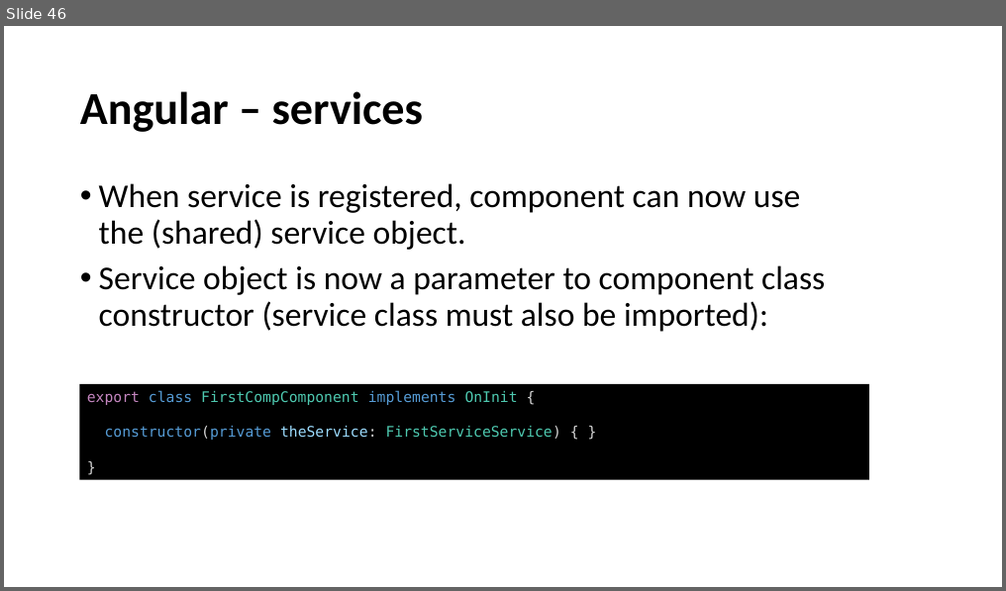
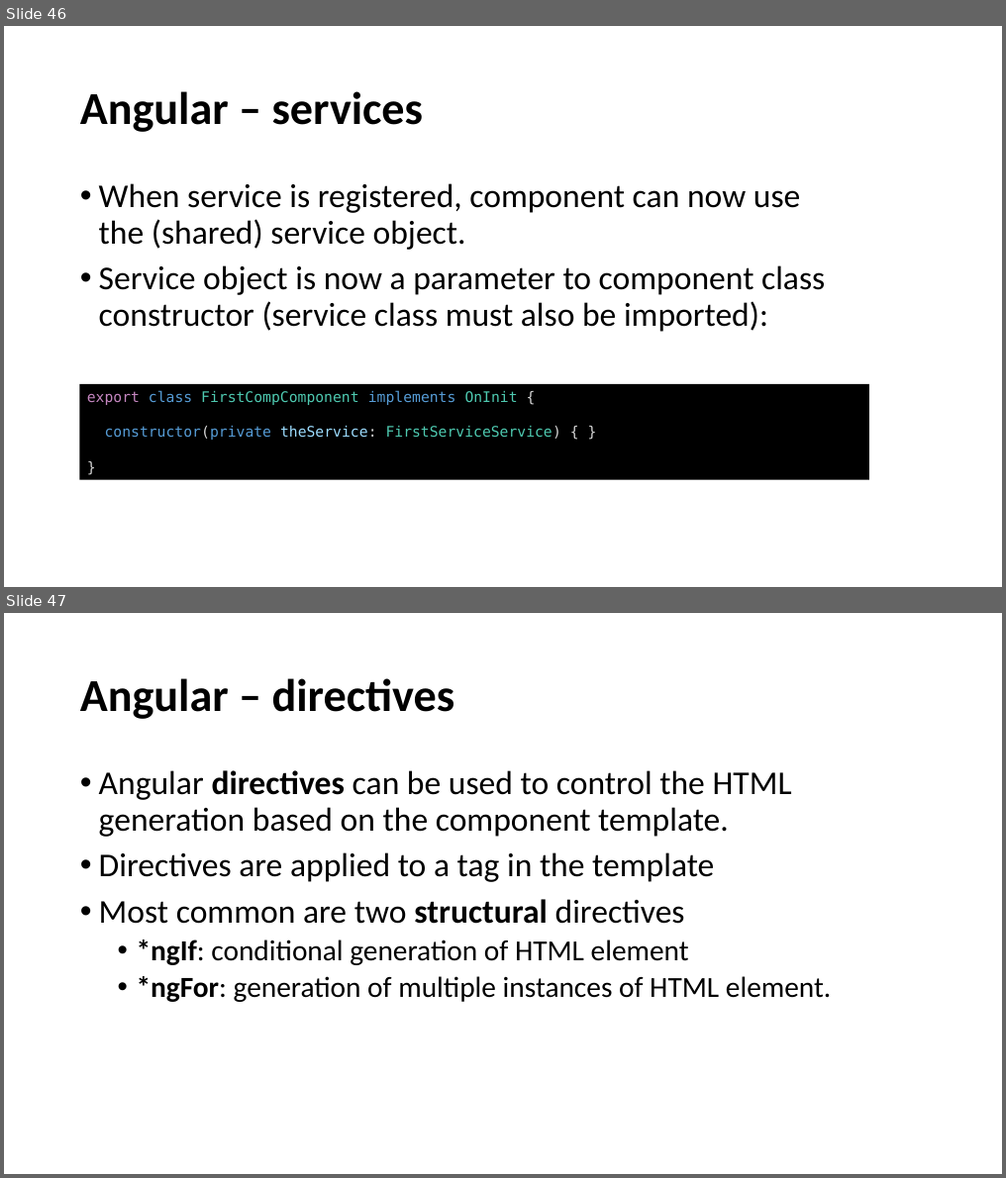
Before and after one commit to perl-easj/WebProg, a slide deck: 60_Angular/Angular.pptx. Shown one above the other, each under a label of ours: slide 46 before the commit, slides 46 and 47 after it. The pictures are 1006x591 and 1006x1178 pixels, drawn with LibreOffice and Linux fonts; fonts in the diff are those of the drawing. Boxes give left, top, right and bottom in pixels: in the first picture for what was removed or moved away, otherwise in the second. Text is boxed around its words. In the diff, an @@ line names an element or a change of style, - is before the commit and + after.

Commit message:
Update of Angular exercises and presentation

```diff
--- a/60_Angular/Angular.pptx
+++ b/60_Angular/Angular.pptx
@@ slide 47 added at (4,613,1002,1174), background #FFFFFF @@
@@ title added at (80,678,455,719), 44 pt, text #000000, bold @@
+Angular – directives
@@ text added at (99,770,831,1002), 32 pt, text #000000 @@
+• Angular directives can be used to control the HTML generation based on the component template.
+• Directives are applied to a tag in the template
+• Most common are two structural directives
+  • *ngIf: conditional generation of HTML element
+  • *ngFor: generation of multiple instances of HTML element.
```
Also in this commit, not shown: 1 slide changed, 24 other slides added, 1 other file.
